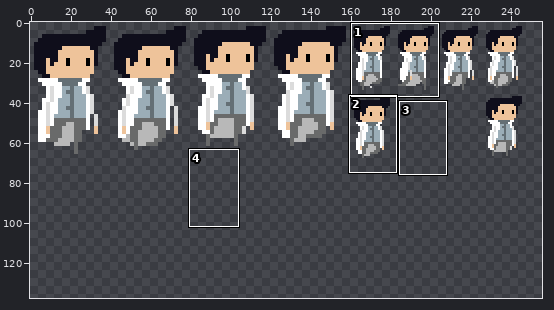
File history of a sprite sheet, The Last Human/images/spersonagem-sheet1.png. The picture above shows the old version from afar; the outline marks the close-up.
Close-up. Before the edit:
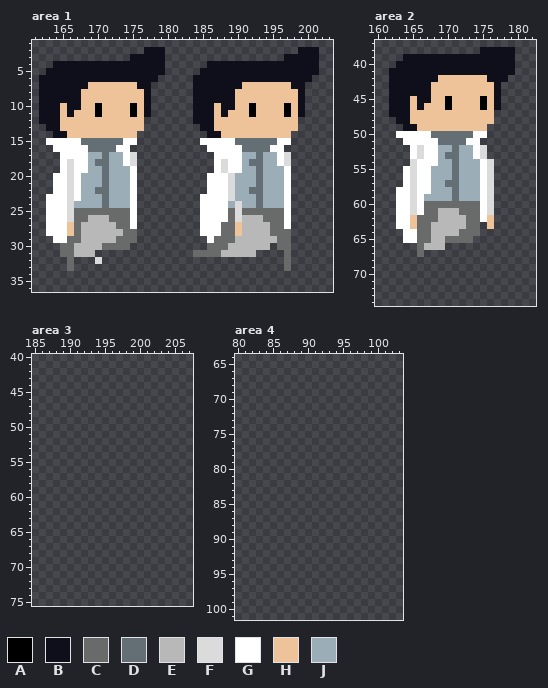
The file is 256x256 pixels. Shown: area 1: x 161..203, y 1..36; area 2: x 160..182, y 37..74; area 3: x 185..207, y 40..75; area 4: x 80..103, y 64..101. The wide view leaves out empty margins. The commit also changed other parts of the picture, which this record leaves out.
Palette (. is transparent): A #000000  B #0f0e1b  C #696a6a  D #646f75  E #b8b8b8  F #dbdbdb  G #ffffff  H #eec39a  J #9badb7
Pixels before, area 1, first column x 162:
 2 ...............BBB...................BBB
 3 .............BBBBB.................BBBBB
 4 ..BBBBBBBBBBBBBBBB......BBBBBBBBBBBBBBBB
 5 .BBBBBBBBBBBBBBBBB.....BBBBBBBBBBBBBBBBB
 6 BBBBBBBBBBBBBBBBB.....BBBBBBBBBBBBBBBBB.
 7 BBBBBBBHHHHHHHBB......BBBBBBBHHHHHHHBB..
 8 BBBBBBHHHHHHHHHB......BBBBBBHHHHHHHHHB..
 9 BBBBBBHHHHHHHHHB......BBBBBBHHHHHHHHHB..
10 BBBHBBHHAHHHHAHB......BBBHBBHHAHHHHAHB..
11 BBBHBHHHAHHHHAHB......BBBHBHHHAHHHHAHB..
12 BBBHHHHHHHHHHHH.......BBBHHHHHHHHHHHH...
13 .BBHHHHHHHHHHHH........BBHHHHHHHHHHHH...
14 ..BBHHHHHHHHHH..........BBHHHHHHHHHH....
15 .GGGGGDDDDDDGG.........GGGGGDDDDDDGG....
16 ..GGGGGDDDDGG...........GGGGGDDDDGG.....
17 ...GGGGJJDJJGF...........GGGGJJDJJGF....
18 ...GFGGJDDJJGF...........GFGGJDDJJGF....
19 ...GFGGJJDJJJG...........GFGGJJDJJJG....
20 ..GGFGJJJDJJJG..........GGGFJJJDJJJG....
21 ..GGFGJJJDJJJG..........GGGFJJJDJJJG....
22 ..GGFGJJDDJJJG..........GGGFJJDDJJJG....
23 .GGGFGJJJDJJJG.........GGGGFJJJDJJJG....
24 .GGGFJJJJDJJJG.........GGGGJFJJDJJJG....
25 .GGGFCCCCCCCCG.........GGGGCFCCCCCCG....
26 .GGGFCCEEECCCG.........GGGGCFEEECCCG....
27 .GGGHCEEEEECCG.........GGGCCHEEEECCG....
28 .GGGHCEEEEEECC.........GGGCCHEEEECCC....
29 ..GGCCEEEEECCC..........GCCCEEEEEECC....
30 ...CCEEEECCCC...........CCCEEEEEE.CC....
31 ...CCEEE..............CCCCEEEEE....C....
32 ....C...F..........................C....
33 ....C..............................C....
Pixels before, area 2, first column x 162:
38 .............BBBBB
39 ..BBBBBBBBBBBBBBBB
40 .BBBBBBBBBBBBBBBBB
41 BBBBBBBBBBBBBBBBBB
42 BBBBBBBHHHHHHHBBB.
43 BBBBBBHHHHHHHHHB..
44 BBBBBBHHHHHHHHHB..
45 BBBHBBHHAHHHHAHB..
46 BBBHBHHHAHHHHAHB..
47 BBBHHHHHHHHHHHH...
48 .BBHHHHHHHHHHHH...
49 ..BBHHHHHHHHHH....
50 .GGGGGDDDDDDGG....
51 ..GGGGGDDDDGG.....
52 ...GFGGJJDJJGF....
53 ...GFGGJDDJJGF....
54 ...FGGGJJDJJJGF...
55 ..GFGGJJJDJJJGF...
56 ..GFGGJJJDJJJGF...
57 ..GFGGJJDDJJJGF...
58 .GGFGGJJJDJJJGF...
59 .GGFGJJJJDJJJGF...
60 .GGFGCCCCCCCCGF...
61 .GGFGCCEEECCCGF...
62 .GGHCCCEEEECCGH...
63 .GGHCCEEEEECC.H...
64 ..GGCCEEEECCC.....
65 ..GGCCEECCCC......
66 ....CEEE..........
67 ....C.............
New version:
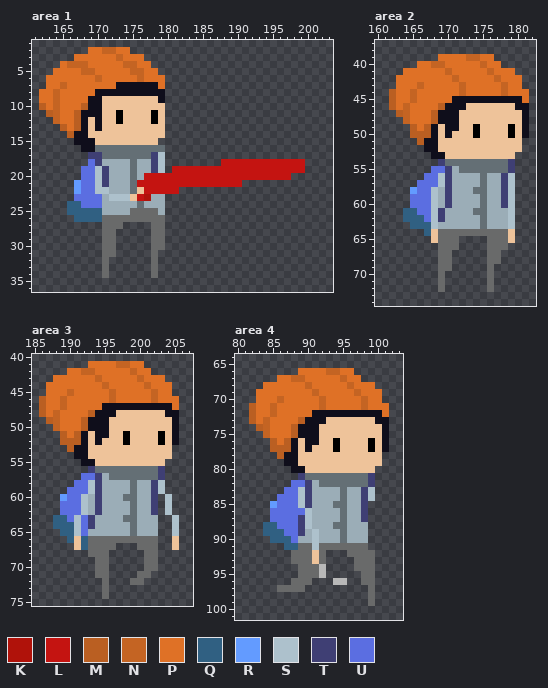
Colours new in this view: K #b0120a  L #c41411  M #ba5f22  N #c46423  P #df7126  Q #306082  R #639bff  S #adc1cc  T #3f3f74  U #5b6ee1
The edit:
Changed rows in their new state; - is an unchanged pixel.
Area 1:
first column x 162:
 2 -------PPNNPP--...-------------------...
 3 -----PPPPPPNPPP...-----------------.....
 4 --.PNNNPPPPPNNPP..------................
 5 -.PPPPNNPPPPPNNPP.-----.................
 6 .PPPPPPPNPPPPPNPPP----.................-
 7 .PPNPPPPPPPBBB--BP----................--
 8 PPNPPPPPBBBBBBB-BB----................--
 9 PPNPPPPBB------HHB----................--
10 MPNPPPMBB----H-HHH----................--
11 .MNPPMBBB--A-H-HAH----................--
12 ..NPPMB-B--A---HAH----...............---
13 -..MPMB-B------HHH-----..............---
14 --..MBB-------HHHH------............----
15 -....BBBHHHHHHHHH------.............----
16 --....BB---DDDDDDD------...........-----
17 ---....TT-DDDDDDTS-------...........----
18 ---....UTJ--JDJJTS-------.LLLLLLLLLLLL--
19 ---...UUST---DJJTS-LLLLLLLLLLLLLLLLLLL--
20 --....UUST---DJLLLLLLLLLLLLLLLLLLLLL----
21 --...RUUST---DLLLLLLLLLLLLLLL.......----
22 --...RUUSS---DHLLLLL----............----
23 -....UUUUJSSSHLKJJ-----.............----
24 -...QQUUUJ---JDJJJ-----.............----
25 -...QQQQQJJJJCCCCJ-----.............----
26 -....QQQQC---CCCCC-----.............----
27 -........CC-..--CC-----.............----
28 -........CC...--CC-----.............----
29 --.......CC...--CC------............----
30 ---......--..---CC------.........-..----
31 ---.....-CC-----C-----.........----.----
32 ----.---.C------C------------------.----
33 ----.----C------C------------------.----
34 ---------C------C-----------------------
Area 2:
first column x 162:
38 -------------.....--
39 --.....PPPPNNPP...--
40 -...PPNNPPPPPNPP..--
41 ..PPPPPPNPPPPPNPPP--
42 .PPPPPPPPNPPPPPNPPP-
43 .PPPNPPPPPNPPPPPNPP-
44 MPPNPPPPPPNPPPPPNPPP
45 MPPNPPPPPBBBBBB-BBBP
46 MPNPPPPMBBB--H-HHHBB
47 .MNPPPMBBB-----HHHHB
48 -.NPPPMBBB-----HHHHB
49 --.MPMB-BB--A-HHHAHB
50 -..MMMBHBHHHAHHHHAHB
51 --..MBBHHHHHHHHHHHH-
52 ---..BBHHHHHHHHHHHH-
53 ---...BBHHHHHHHHHH--
54 ---....TD-DDDDDDDT--
55 --....UUTJDDDDDDDT--
56 --...UUSTJ---DJJTS--
57 --..UUUSTJ---DJJTS--
58 -..RUUS-TJ--DDJJTS--
59 -..UUUS-TJ---DJJTS--
60 -..UUUSJTJJJJDJJTS--
61 -.QQUUSTJJJJDDJJJS--
62 -.QQQUSTJJJJJDJJJS--
63 -..QQQSJJJJJJDJJJS--
64 --...QHCCC---CCCCH--
65 --....HC--..--CCCH--
66 ----...CCC----CCC---
67 ----.--CC-----CC----
68 -------CC-----CC----
69 -------CC-----C-----
70 -------C------C-----
71 -------C------C-----
72 -------C------C-----
Area 3:
first column x 186:
41 -------PPPPNNPP-----
42 ----PPNNPPPPPNPP----
43 --PPPPPPNPPPPPNPPP--
44 -PPPPPPPPNPPPPPNPPP-
45 -PPPNPPPPPNPPPPPNPP-
46 MPPNPPPPPPNPPPPPNPPP
47 MPPNPPPPPBBBBBBBBBBP
48 MPNPPPPMBBBHHHHHHHBB
49 -MNPPPMBBBHHHHHHHHHB
50 --NPPPMBBBHHHHHHHHHB
51 ---MPMBHBBHHAHHHHAHB
52 ---MMMBHBHHHAHHHHAHB
53 ----MBBHHHHHHHHHHHH-
54 -----BBHHHHHHHHHHHH-
55 ------BBHHHHHHHHHH--
56 -------TDDDDDDDDDT--
57 ------UUTJDDDDDDDT--
58 -----UUSTJJJJDJJTS--
59 ----UUUSTJJJJDJJTS--
60 ---RUUSJTJJJDDJJT-S-
61 ---UUUSJTJJJJDJJT-S-
62 ---UUUSJTJJJJDJJT-S-
63 --QQUSUTJJJJDDJJJ--S
64 --QQQSUTJJJJJDJJJ--S
65 ---QQSUJJJJJJDJJJ--S
66 ----QHQCCCCCCCCCC--H
67 -----HQCCCC---CCC--H
68 -------CCC-----CC---
69 --------CC-----CC---
70 --------CC-----CC---
71 --------CC----CC----
72 ---------C---CC-----
73 ---------C----------
74 ---------C----------
Area 4:
first column x 82:
 66 -------PPPPNNPP-----
 67 ----PPNNPPPPPNPP----
 68 --PPPPPPNPPPPPNPPP--
 69 -PPPPPPPPNPPPPPNPPP-
 70 -PPPNPPPPPNPPPPPNPP-
 71 MPPNPPPPPPNPPPPPNPPP
 72 MPPNPPPPPBBBBBBBBBBP
 73 MPNPPPPMBBBHHHHHHHBB
 74 -MNPPPMBBBHHHHHHHHHB
 75 --NPPPMBBBHHHHHHHHHB
 76 ---MPMBHBBHHAHHHHAHB
 77 ---MMMBHBHHHAHHHHAHB
 78 ----MBBHHHHHHHHHHHH-
 79 -----BBHHHHHHHHHHHH-
 80 ------BBHHHHHHHHHH--
 81 -------TDDDDDDDDDT--
 82 ------UUTJDDDDDDDT--
 83 -----UUSTJJJJDJJTS--
 84 ----UUUSTJJJJDJJTS--
 85 ---RUUUSTJJJDDJJT---
 86 ---UUUUUSJJJJDJJT---
 87 ---UUUUTSJJJJDJJT---
 88 --QQUUUTSJJJDDJJJ---
 89 --QQQUUTJSJJJDJJJ---
 90 ---QQQUJJSJJJDJJJ---
 91 -----QQCCSCCCCCCC---
 92 ------CCCHC---CCCC--
 93 ------CCCHC----CCC--
 94 -------CCCE----CCC--
 95 -------CCCE-----CC--
 96 ------CCC---EE--CC--
 97 ----CCCC---------C--
 98 -----------------C--
 99 -----------------C--
Changed places in both close-ups, as pixel boxes (x1, y1, x2, y2):
changed: (39, 47, 319, 278)
changed: (389, 47, 529, 292)
added: (39, 361, 179, 599)
added: (249, 368, 389, 606)
